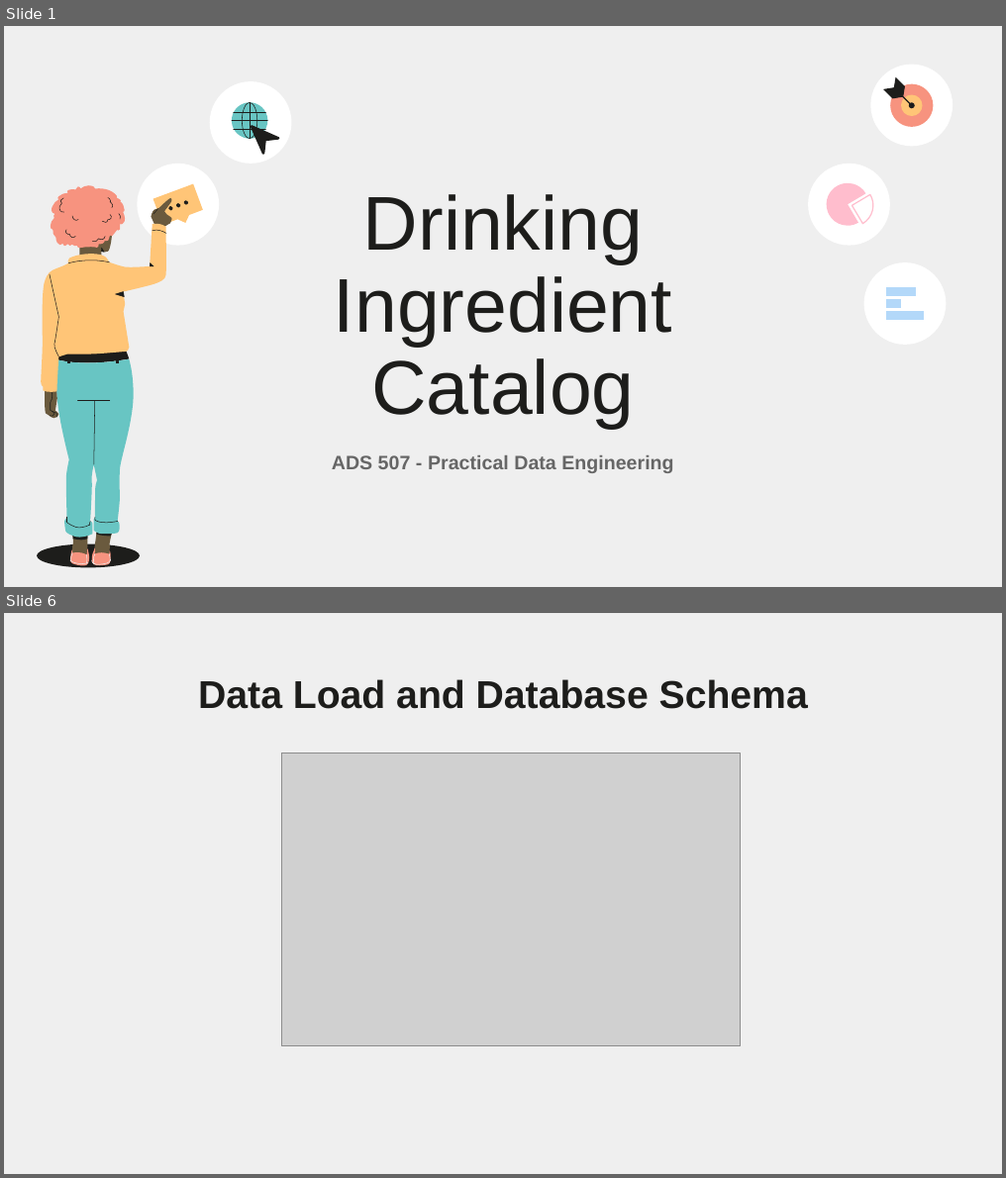
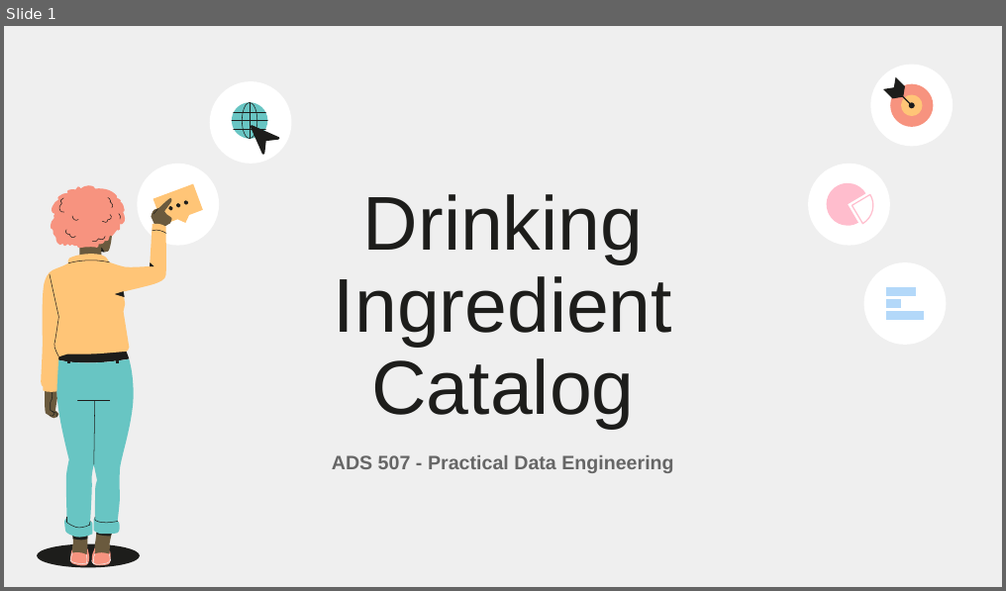
Before and after one commit to mmoran90/ADS507, a slide deck: Drinks Catalog.pptx. Shown one above the other, each under a label of ours: slides 1 and 6 before the commit, slide 1 after it; the slides between them are not shown. The pictures are 1006x1178 and 1006x591 pixels, drawn with LibreOffice and Linux fonts; fonts in the diff are those of the drawing; grey boxes stand for pictures. Boxes give left, top, right and bottom in pixels: in the first picture for what was removed or moved away, otherwise in the second. Text is boxed around its words. In the diff, an @@ line names an element or a change of style, - is before the commit and + after.

```diff
--- a/Drinks Catalog.pptx
+++ b/Drinks Catalog.pptx
@@ slide 6 removed at box(4, 613, 1002, 1174), background #EFEFEF @@
@@ title removed at box(198, 679, 808, 709) @@
-Data Load and Database Schema
@@ picture removed at box(281, 753, 741, 1046) @@
```
Also in this commit, not shown: 3 slides changed, 32 other slides removed.
